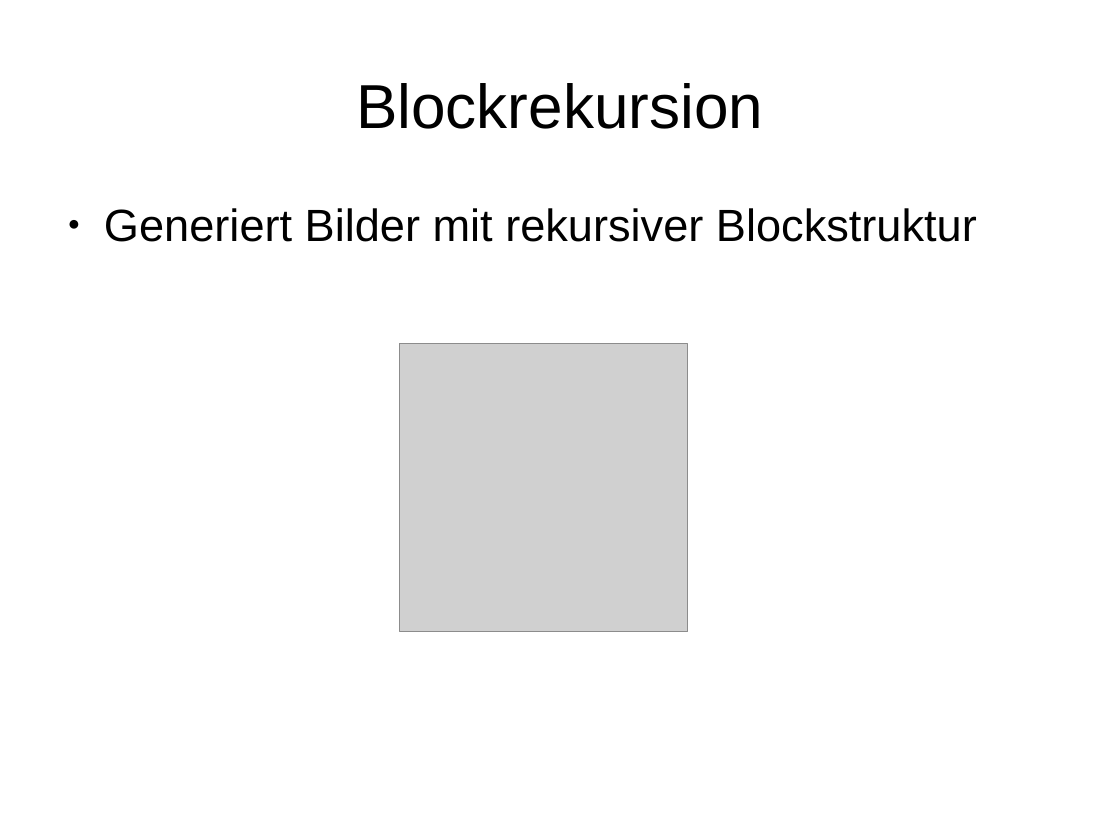
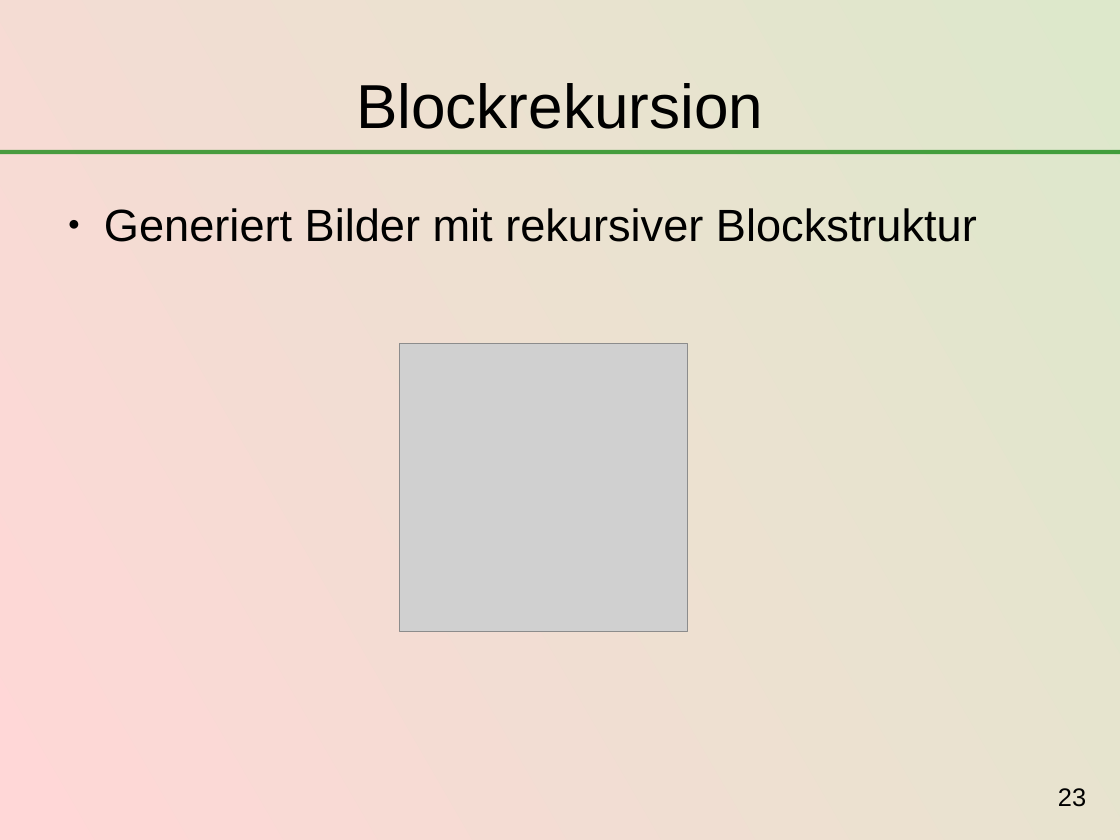
Before and after one commit to AfuroZamurai/InformatiCup_Leibniz-7, a slide deck: slide 23 of praesentation/Leibniz7_praesentation.odp. Drawn at 1120x840 pixels with LibreOffice and Linux fonts; fonts in the diff are those of the drawing; grey boxes stand for pictures. Boxes give left, top, right and bottom in pixels: in the first picture for what was removed or moved away, otherwise in the second. Text is boxed around its words. In the diff, an @@ line names an element or a change of style, - is before the commit and + after.

Commit message:
added color + page numbers in presentation

```diff
--- a/praesentation/Leibniz7_praesentation.odp
+++ b/praesentation/Leibniz7_praesentation.odp
@@ background #FFFFFF to gradient #DDE8CB to #FFD7D7 @@
@@ line added from (0, 152) to (1120, 152), #008000 3 pt @@
@@ page number added at (1058,788,1086,807), 18 pt, text #000000 @@
+23
```
Also in this commit, not shown: 26 other slides changed.
